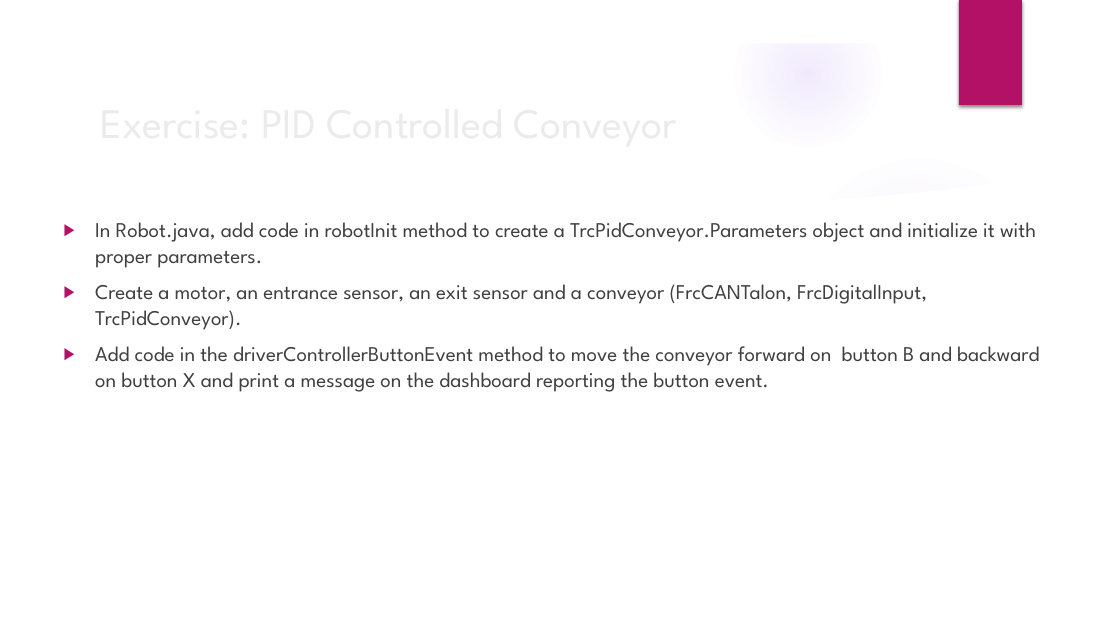
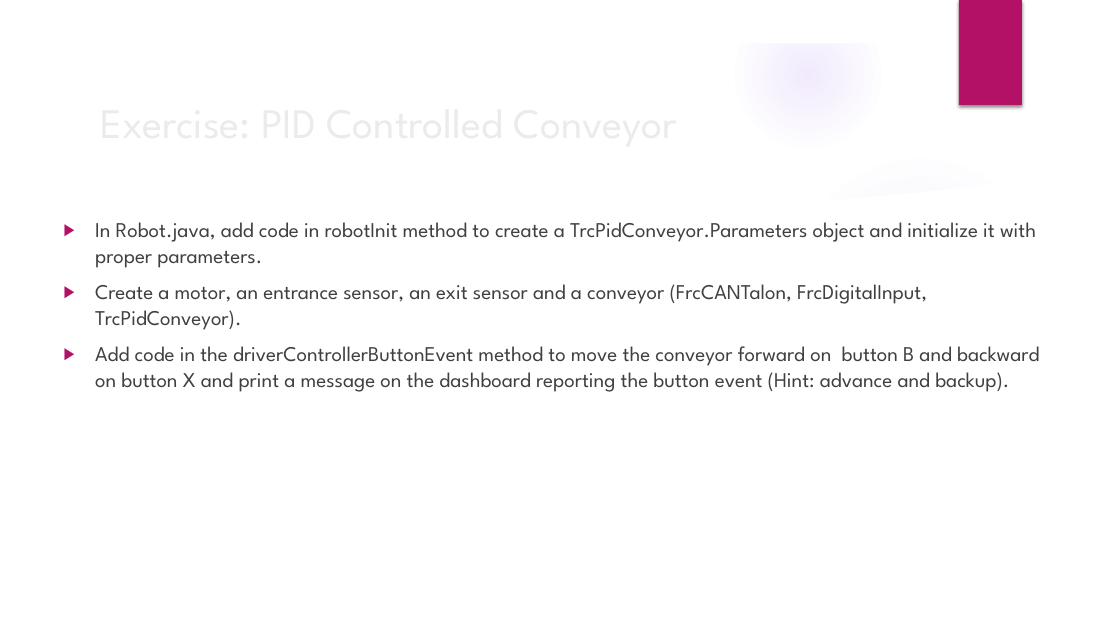
Before and after one commit to trc492/FrcProgrammingClass, a slide deck: slide 13 of Lesson4/RobotSubsystems.pptx. Drawn at 1120x630 pixels with LibreOffice and Linux fonts; fonts in the diff are those of the drawing; background and template pictures are left out. Boxes give left, top, right and bottom in pixels: in the first picture for what was removed or moved away, otherwise in the second. Text is boxed around its words. In the diff, an @@ line names an element or a change of style, - is before the commit and + after.

```diff
--- a/Lesson4/RobotSubsystems.pptx
+++ b/Lesson4/RobotSubsystems.pptx
@@ text at [95, 346, 1039, 392]: text changed @@
-▶ Add code in the driverControllerButtonEvent method to move the conveyor forward on button B and backward on button X and print a message on the dashboard reporting the button event.
+▶ Add code in the driverControllerButtonEvent method to move the conveyor forward on button B and backward on button X and print a message on the dashboard reporting the button event (Hint: advance and backup).
```
Also in this commit, not shown: 8 other files.
